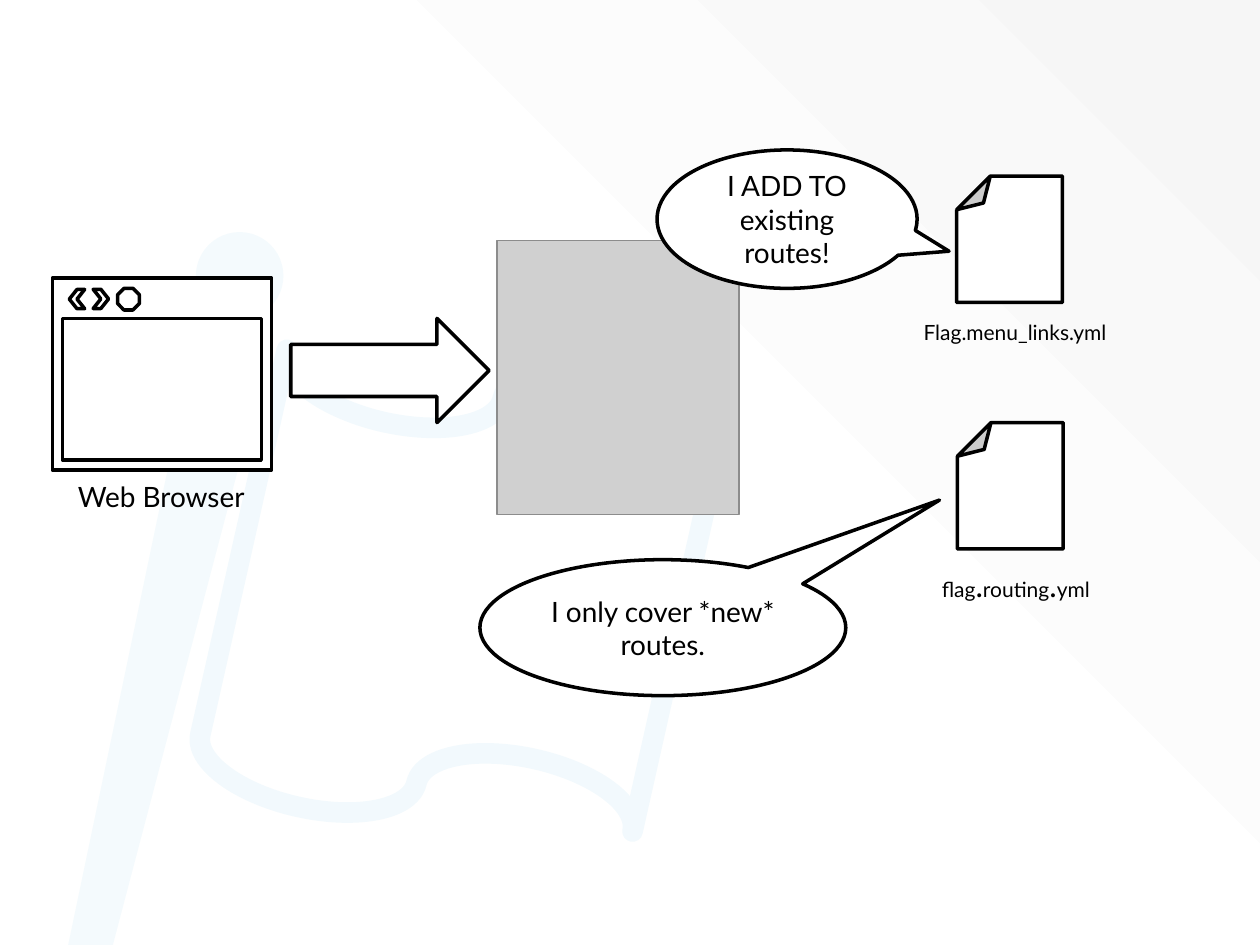
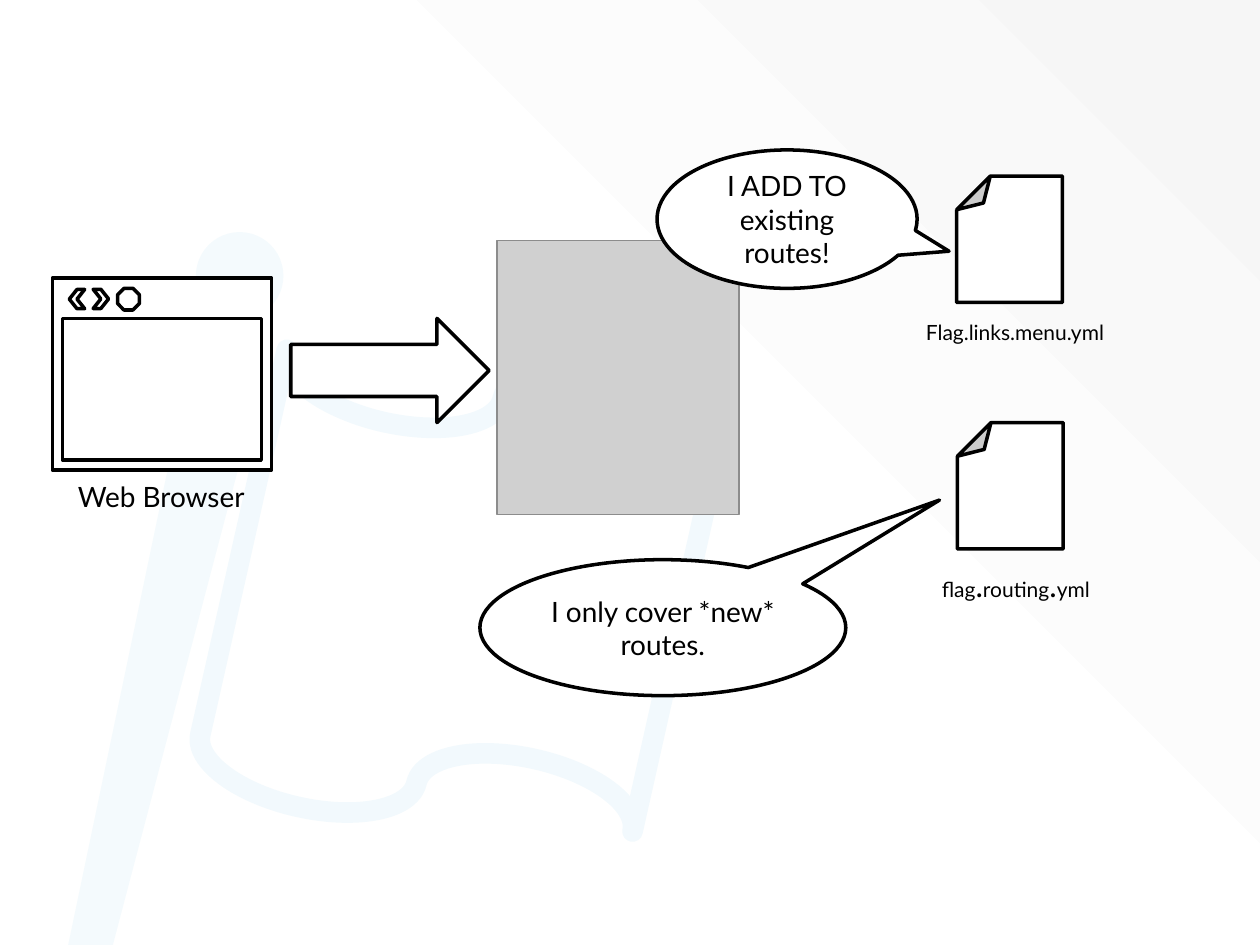
Before and after one commit to socketwench/portingFlagToDrupal8, a slide deck: slide 25 of src/flagOnD8.pptx. Drawn at 1260x945 pixels with LibreOffice and Linux fonts; fonts in the diff are those of the drawing; grey boxes stand for pictures; background and template pictures are left out. Boxes give left, top, right and bottom in pixels: in the first picture for what was removed or moved away, otherwise in the second. Text is boxed around its words. In the diff, an @@ line names an element or a change of style, - is before the commit and + after.

```diff
--- a/src/flagOnD8.pptx
+++ b/src/flagOnD8.pptx
@@ text at box(926, 324, 1104, 344): text changed @@
-Flag.menu_links.yml
+Flag.links.menu.yml
```
Also in this commit, not shown: 3 other slides changed, 4 other files.
